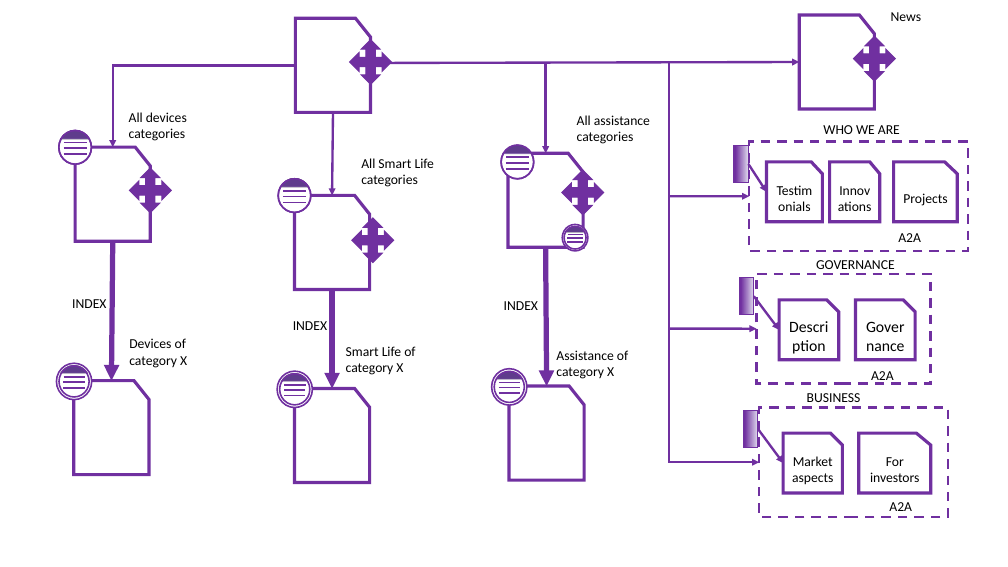
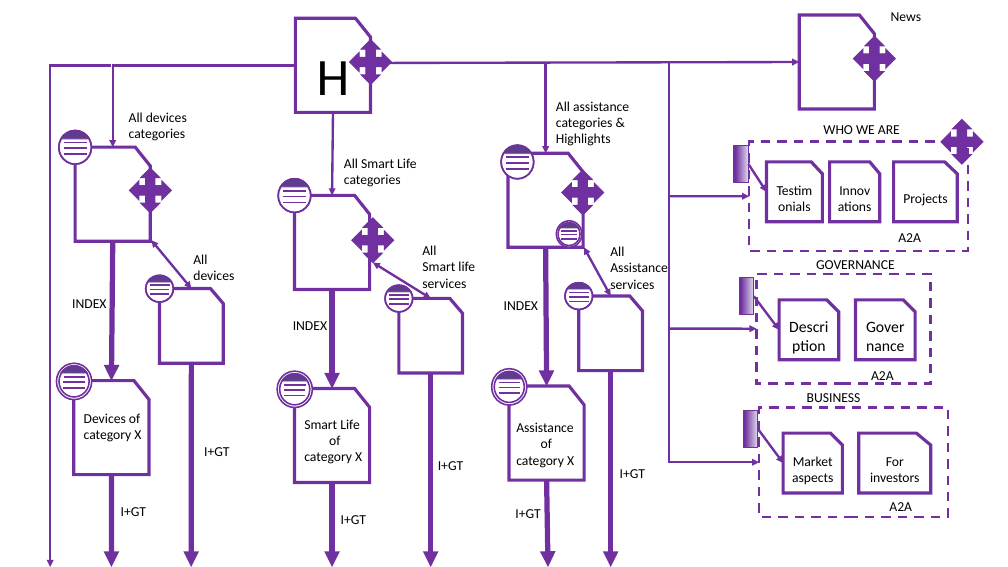
Before and after one commit to AlessandroPozzi/HypermediaProject2016-PozziRomani, a slide deck: slide 6 of Drafts & Material/IDM Models.pptx. Drawn at 1008x567 pixels with LibreOffice and Linux fonts; fonts in the diff are those of the drawing. Boxes give left, top, right and bottom in pixels: in the first picture for what was removed or moved away, otherwise in the second. Text is boxed around its words. In the diff, an @@ line names an element or a change of style, - is before the commit and + after.

```diff
--- a/Drafts & Material/IDM Models.pptx
+++ b/Drafts & Material/IDM Models.pptx
@@ elbow arrow added from (111, 65) to (50, 567), #7030A0 2.25 pt @@
@@ text in flow chart punched card at <box>317,61,350,95</box>: text added @@
+H
@@ text at <box>556,101,629,146</box>: text changed @@
-All assistance categories
+All assistance categories & Highlights
@@ quad arrow added at <box>941,119,983,164</box>, fill #7030A0, outline #7030A0 1 pt @@
@@ text "All Smart Life categories": place and size @@
-text "All Smart Life categories" at <box>361,158,434,187</box>
+text "All Smart Life categories" at <box>344,158,416,187</box>
@@ 3 lines, 2 ellipses: place and size @@
-3 lines, 2 ellipses at <box>563,225,588,251</box>
+3 lines, 2 ellipses at <box>557,221,582,247</box>
@@ double arrow added from (151, 240) to (191, 289), #7030A0 2.25 pt @@
@@ text added at <box>193,254,234,280</box>, 13 pt, text #000000 @@
+All
+devices
@@ double arrow added from (373, 262) to (431, 299), #7030A0 2.25 pt @@
@@ text added at <box>422,245,475,288</box>, 13 pt, text #000000 @@
+All
+Smart life
+services
@@ double arrow added from (584, 247) to (611, 296), #7030A0 2.25 pt @@
@@ text added at <box>610,246,667,293</box>, 13 pt, text #000000 @@
+All
+Assistance
+services
@@ group added at <box>146,275,223,364</box>: 3 lines, 2 ellipses, 1 flow chart punched card @@
@@ group added at <box>385,285,463,374</box>: 3 lines, 2 ellipses, 1 flow chart punched card @@
@@ group added at <box>565,283,643,371</box>: 3 lines, 2 ellipses, 1 flow chart punched card @@
@@ arrow added from (191, 363) to (191, 567), #7030A0 5 pt @@
@@ arrow added from (431, 373) to (431, 567), #7030A0 5 pt @@
@@ arrow added from (611, 371) to (611, 567), #7030A0 5 pt @@
@@ text "Devices of category X": place and size @@
-text "Devices of category X" at <box>129,338,187,368</box>
+text "Devices of category X" at <box>84,413,141,442</box>
@@ text "Smart Life": place and size @@
-text "Smart Life" at <box>346,346,415,375</box>
+text "Smart Life" at <box>304,419,362,464</box>
@@ text at <box>304,419,359,445</box>: text changed @@
-Smart Life of
+Smart Life
+of
@@ text "Assistance": place and size @@
-text "Assistance" at <box>556,350,628,379</box>
+text "Assistance" at <box>516,422,574,468</box>
@@ text added at <box>204,447,229,456</box>, 13 pt, text #000000 @@
+I+GT
@@ text at <box>516,422,573,448</box>: text changed @@
-Assistance of
+Assistance
+of
@@ arrow added from (112, 476) to (111, 567), #7030A0 5 pt @@
@@ text added at <box>438,461,463,470</box>, 13 pt, text #000000 @@
+I+GT
@@ text added at <box>620,469,645,478</box>, 13 pt, text #000000 @@
+I+GT
@@ text added at <box>121,507,146,516</box>, 13 pt, text #000000 @@
+I+GT
@@ arrow added from (332, 482) to (332, 567), #7030A0 5 pt @@
@@ text added at <box>515,509,540,518</box>, 13 pt, text #000000 @@
+I+GT
@@ arrow added from (547, 480) to (548, 567), #7030A0 5 pt @@
@@ text added at <box>341,515,366,524</box>, 13 pt, text #000000 @@
+I+GT
```
Also in this commit, not shown: 1 other slide changed, 1 slide added, 1 slide removed.
